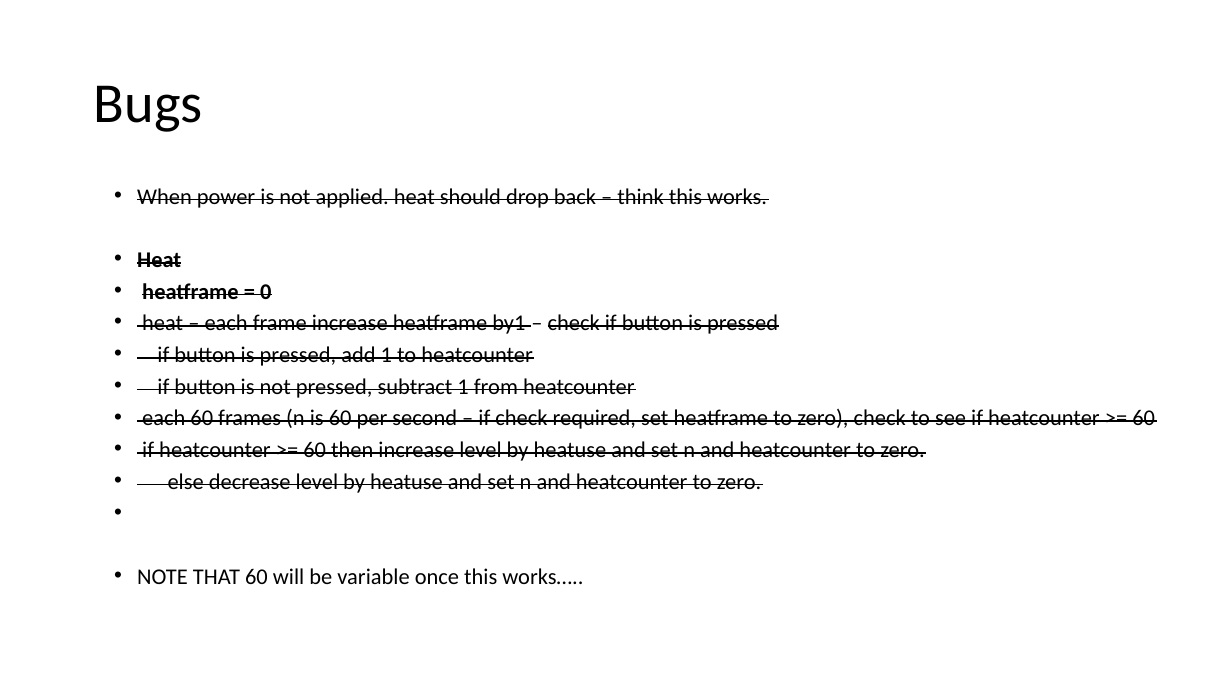
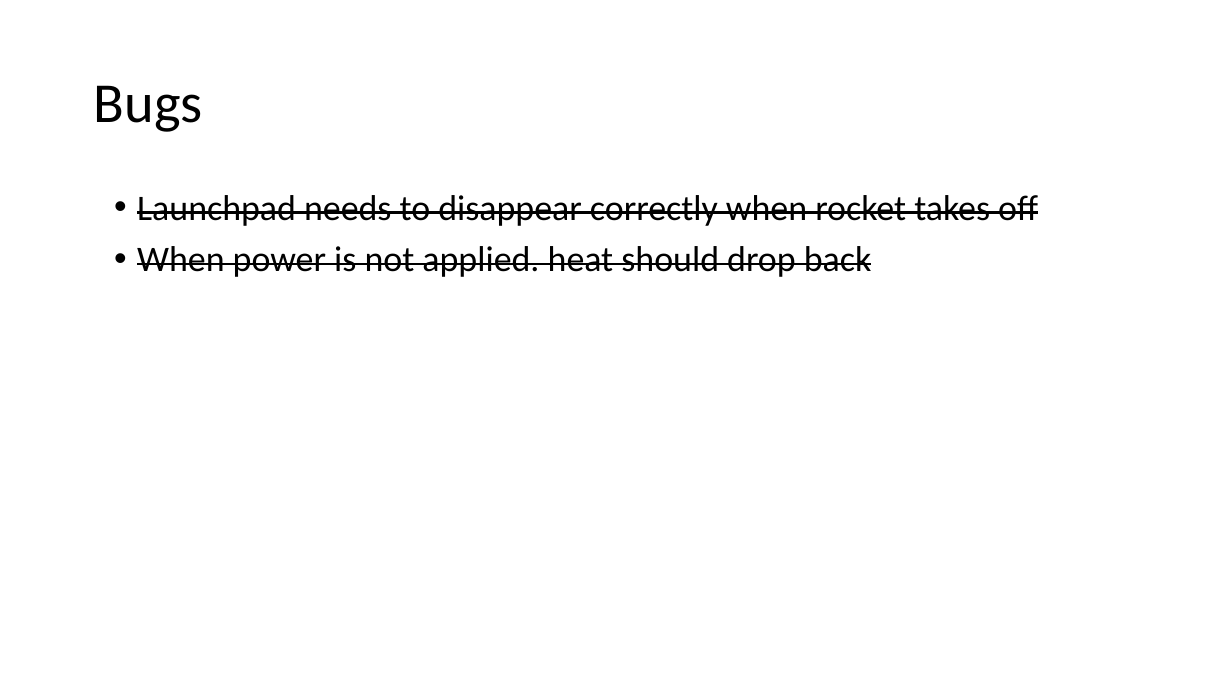
Before and after one commit to alshapton/Skyrokit, a slide deck: slide 4 of notes.pptx (slide 3 before the commit). Drawn at 1232x693 pixels with LibreOffice and Linux fonts; fonts in the diff are those of the drawing. Boxes give left, top, right and bottom in pixels: in the first picture for what was removed or moved away, otherwise in the second. Text is boxed around its words. In the diff, an @@ line names an element or a change of style, - is before the commit and + after.

Commit message:
More work on title screen, changed rocket sprite, fixed numerous bugs

```diff
--- a/notes.pptx
+++ b/notes.pptx
@@ text at (x1=137, y1=195, x2=1038, y2=277): text changed; size 17.5 to 28 pt @@
-• When power is not applied. heat should drop back – think this works.
-• Heat
-• heatframe = 0
-• heat – each frame increase heatframe by1 – check if button is pressed
-• if button is pressed, add 1 to heatcounter
-• if button is not pressed, subtract 1 from heatcounter
-• each 60 frames (n is 60 per second – if check required, set heatframe to zero), check to see if heatcounter >= 60
-• if heatcounter >= 60 then increase level by heatuse and set n and heatcounter to zero.
-• else decrease level by heatuse and set n and heatcounter to zero.
-• NOTE THAT 60 will be variable once this works…..
+• Launchpad needs to disappear correctly when rocket takes off
+• When power is not applied. heat should drop back
```
Also in this commit, not shown: 2 other slides changed, 1 slide added, 1 other file.
